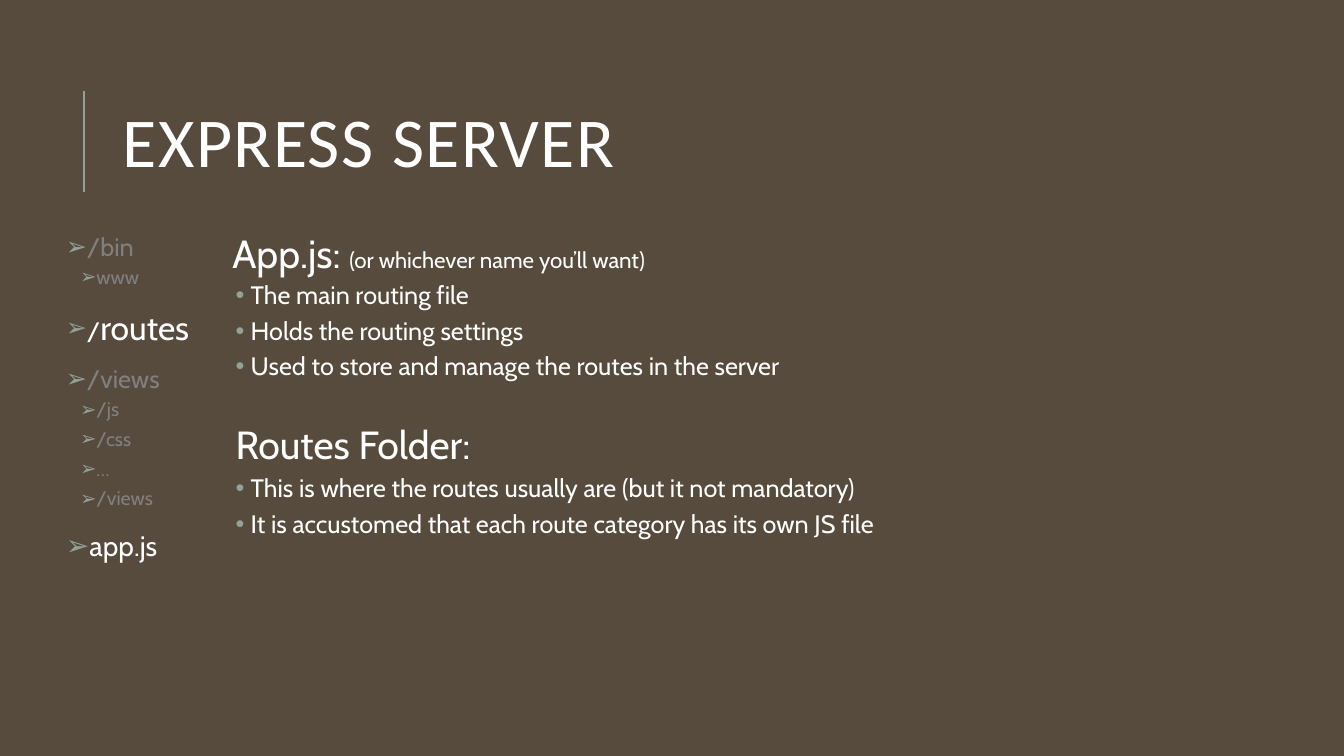
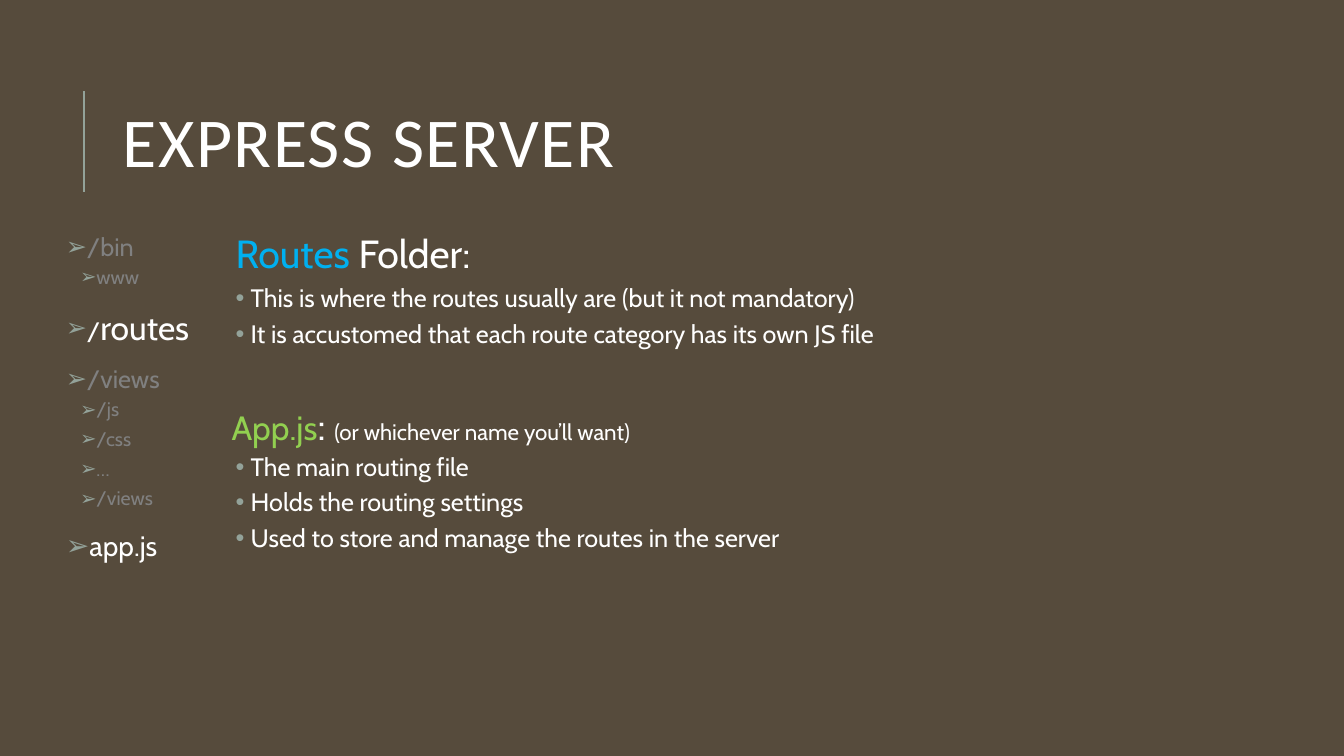
Before and after one commit to jce-il/se-class, a slide deck: slide 6 of tirgul/Node and azure.pptx. Drawn at 1344x756 pixels with LibreOffice and Linux fonts; fonts in the diff are those of the drawing. Boxes give left, top, right and bottom in pixels: in the first picture for what was removed or moved away, otherwise in the second. Text is boxed around its words. In the diff, an @@ line names an element or a change of style, - is before the commit and + after.

```diff
--- a/tirgul/Node and azure.pptx
+++ b/tirgul/Node and azure.pptx
@@ text at (236,238,873,349): paragraphs added @@
+  Routes Folder:
+  • This is where the routes usually are (but it not mandatory)
+  • It is accustomed that each route category has its own JS file
@@ text at (232,416,629,448): size 28 to 24 pt, text colour #FFFFFF to #92D050 in "App.js:" @@
@@ text at (236,429,873,539): paragraphs removed @@
-  Routes Folder:
-  • This is where the routes usually are (but it not mandatory)
-  • It is accustomed that each route category has its own JS file
```
Also in this commit, not shown: 4 other slides changed, 2 slides added, 1 other file.
